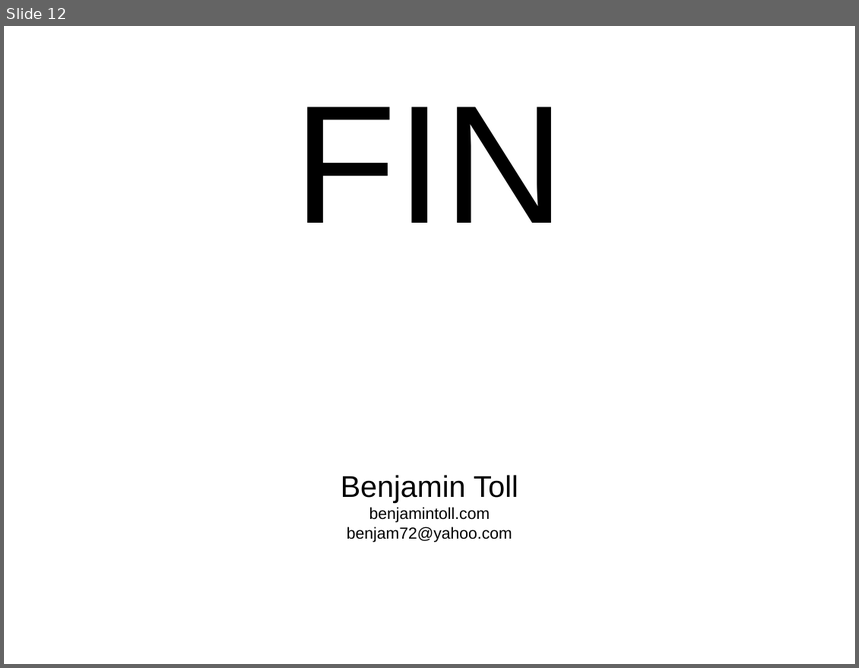
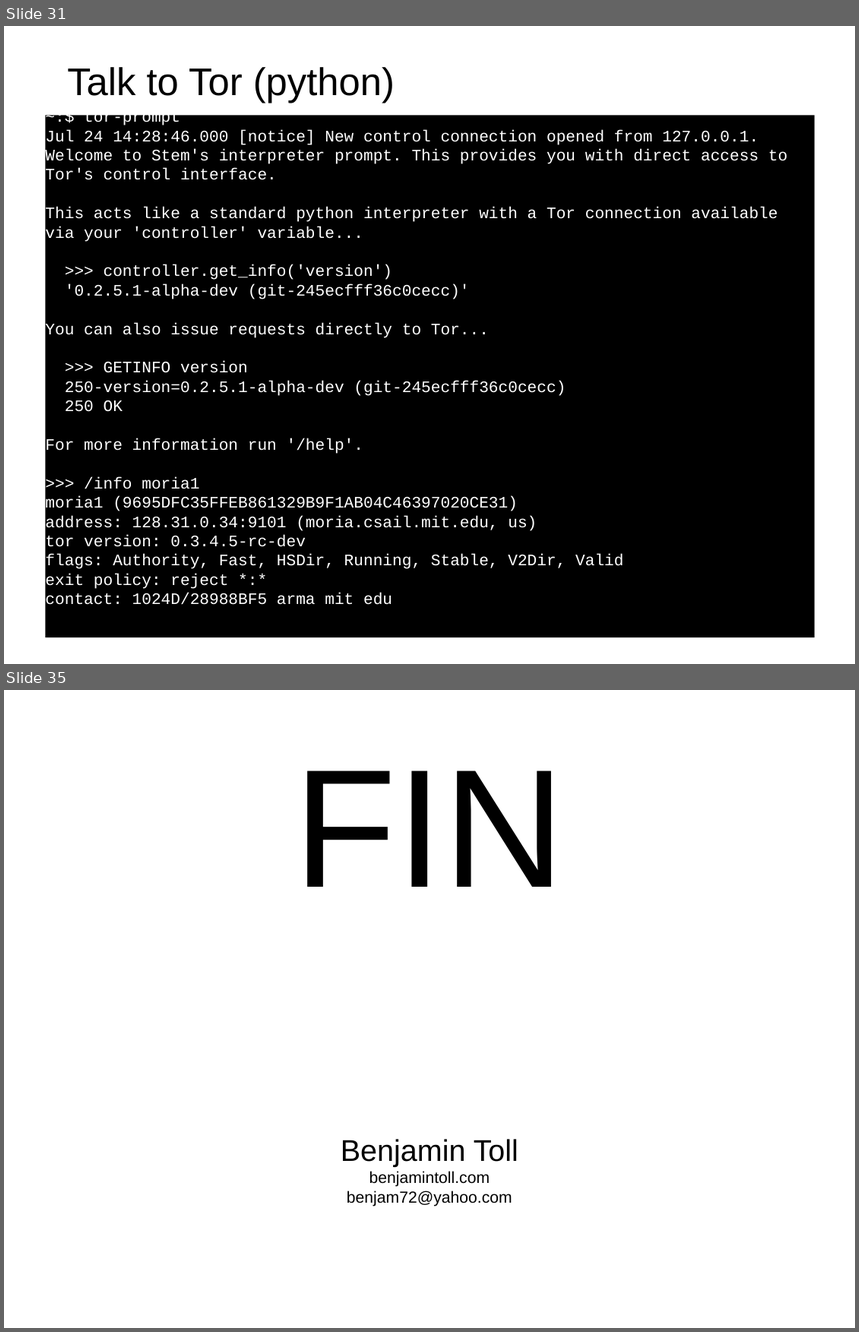
Before and after one commit to btoll/benjamintoll.com, a slide deck: static/talks/tor.odp. Shown one above the other, each under a label of ours: slide 12 before the commit, slides 31 and 35 after it; the slides between them are not shown. The pictures are 859x668 and 859x1332 pixels, drawn with LibreOffice and Linux fonts; fonts in the diff are those of the drawing. Boxes give left, top, right and bottom in pixels: in the first picture for what was removed or moved away, otherwise in the second. Text is boxed around its words. In the diff, an @@ line names an element or a change of style, - is before the commit and + after.

```diff
--- a/static/talks/tor.odp
+++ b/static/talks/tor.odp
@@ slide 31 added at (4, 26, 855, 664), background #FFFFFF @@
@@ title added at (67, 67, 395, 104), 36 pt, text #000000 @@
+Talk to Tor (python)
@@ subtitle added at (46, 115, 815, 638), fill #000000, 15 pt, text #FFFFFF @@
+~:$ tor-prompt
+Jul 24 14:28:46.000 [notice] New control connection opened from 127.0.0.1.
+Welcome to Stem's interpreter prompt. This provides you with direct access to
+Tor's control interface.
+This acts like a standard python interpreter with a Tor connection available
+via your 'controller' variable...
+>>> controller.get_info('version')
+'0.2.5.1-alpha-dev (git-245ecfff36c0cecc)'
+You can also issue requests directly to Tor...
+>>> GETINFO version
+250-version=0.2.5.1-alpha-dev (git-245ecfff36c0cecc)
+250 OK
+For more information run '/help'.
+>>> /info moria1
+moria1 (9695DFC35FFEB861329B9F1AB04C46397020CE31) address: 128.31.0.34:9101 (moria.csail.mit.edu, us) tor version: 0.3.4.5-rc-dev flags: Authority, Fast, HSDir, Running, Stable, V2Dir, Valid exit policy: reject *:* contact: 1024D/28988BF5 arma mit edu
@@ what was slide 12 is now slide 35 @@
```
Also in this commit, not shown: 9 slides changed, 24 other slides added, 2 slides removed, 1 other file.
